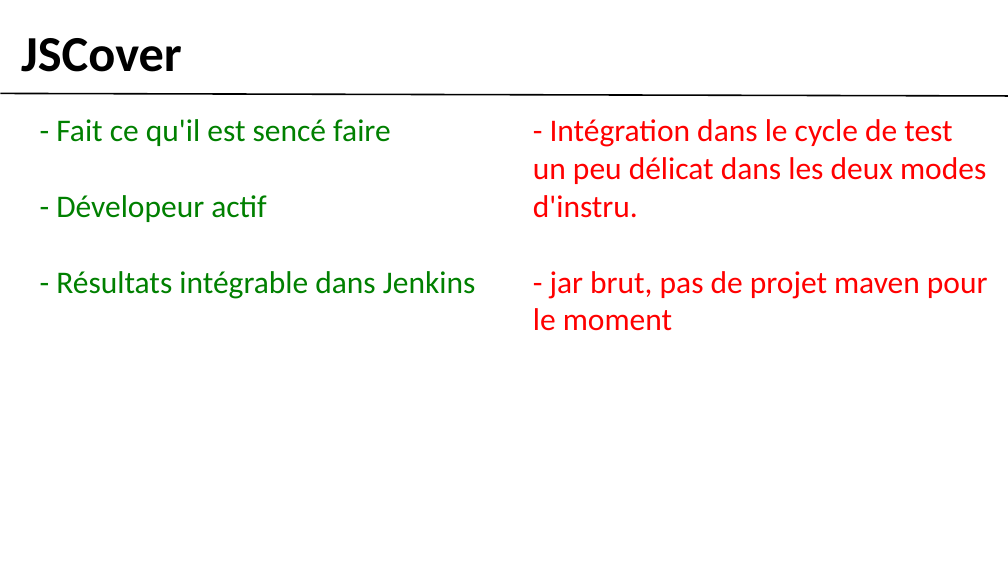
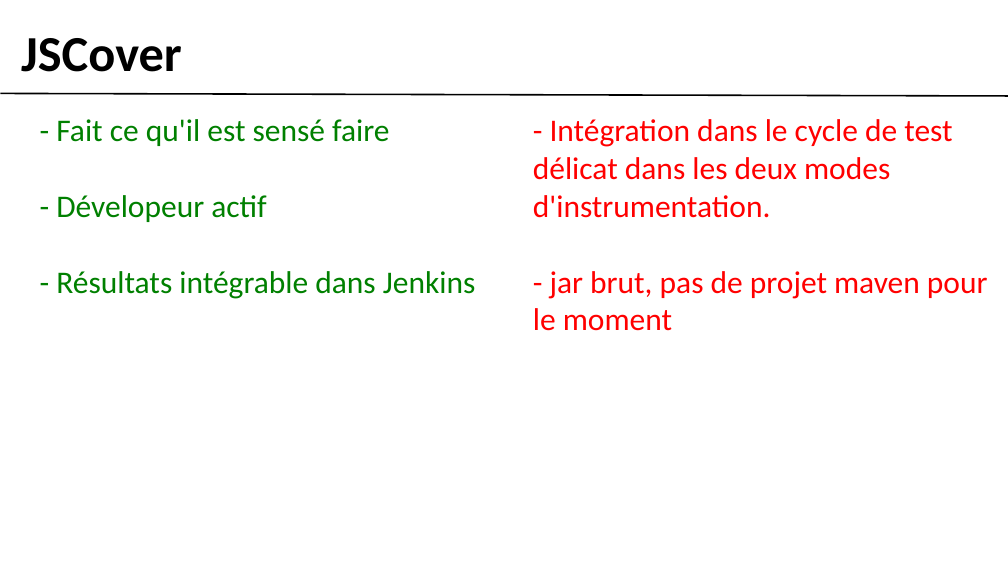
Before and after one commit to gobengo/devoxx-panorama-js-testing, a slide deck: slide 5 of doc/coverage_part.ppt. Drawn at 1008x567 pixels with LibreOffice and Linux fonts; fonts in the diff are those of the drawing; background and template pictures are left out. Boxes give left, top, right and bottom in pixels: in the first picture for what was removed or moved away, otherwise in the second. Text is boxed around its words. In the diff, an @@ line names an element or a change of style, - is before the commit and + after.

```diff
--- a/doc/coverage_part.ppt
+++ b/doc/coverage_part.ppt
@@ text at (56,119,389,146): text changed @@
-- Fait ce qu'il est sencé faire
+- Fait ce qu'il est sensé faire
@@ text at (533,119,952,218): text changed @@
-- Intégration dans le cycle de test un peu délicat dans les deux modes d'instru.
+- Intégration dans le cycle de test délicat dans les deux modes d'instrumentation.
```
Also in this commit, not shown: 2 other slides changed.
